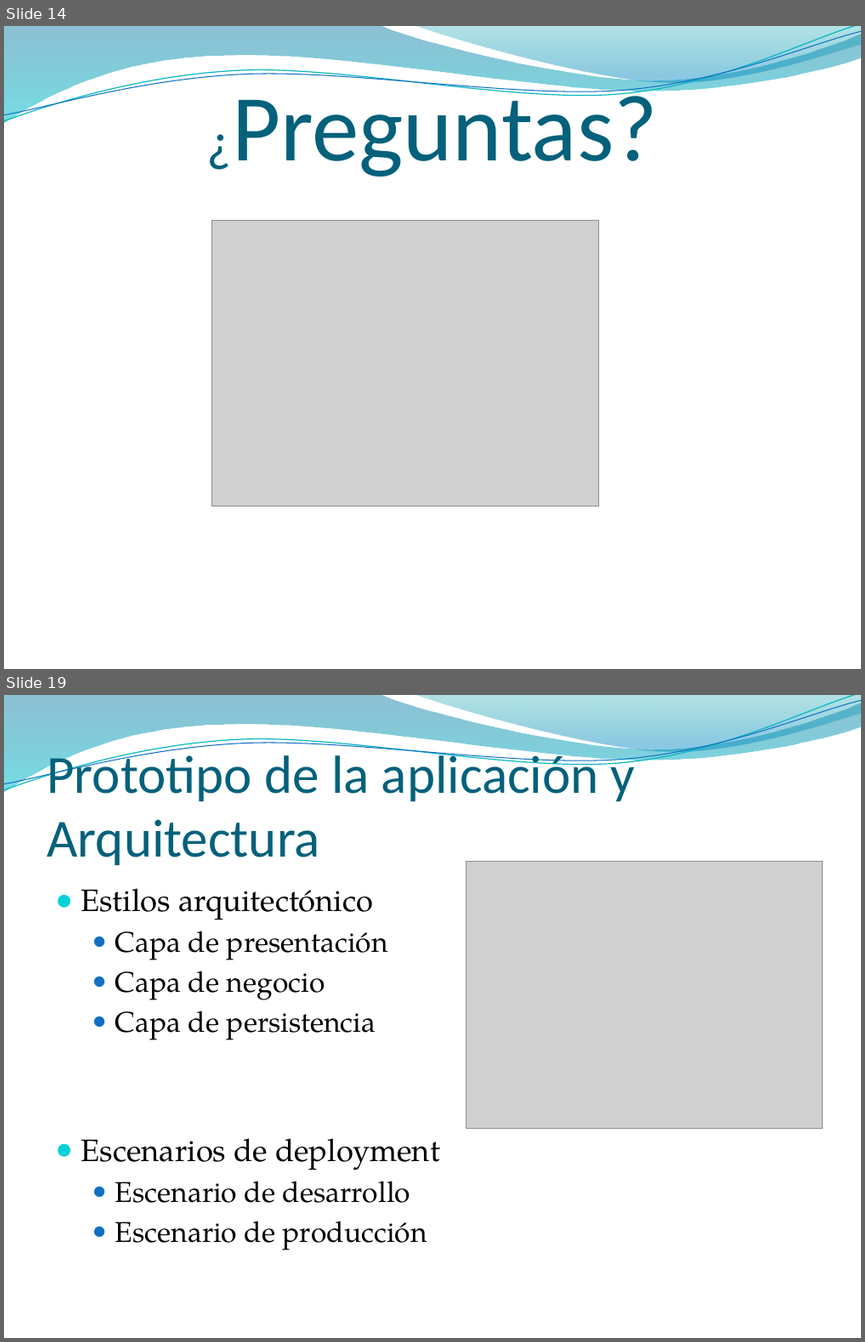
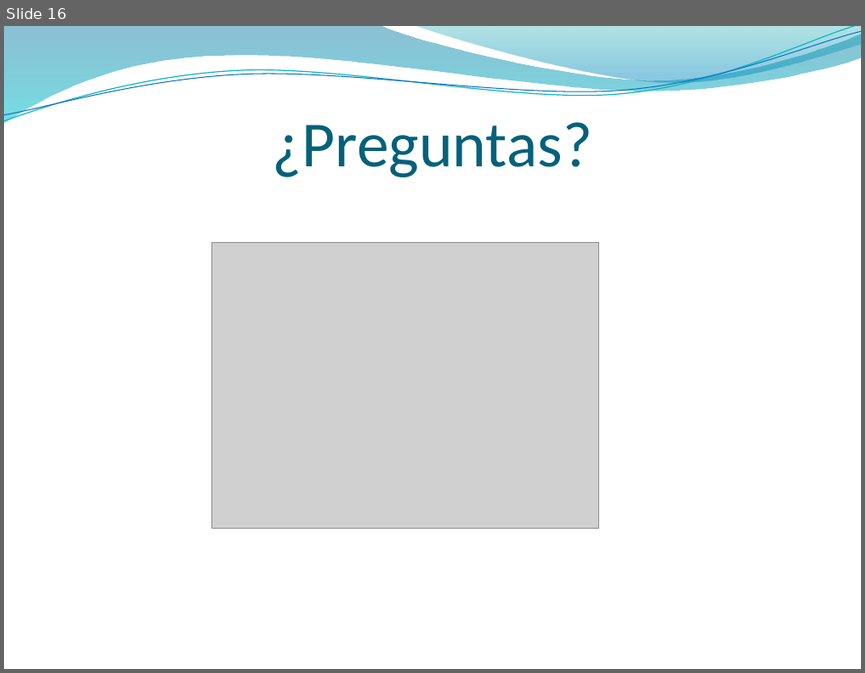
Before and after one commit to ORGTecnologo/7b6581PT, a slide deck: Documentacion/Entregas/Presentacion/Presentacion.pptx. Shown one above the other, each under a label of ours: slides 14 and 19 before the commit, slide 16 after it; the slides between them are not shown. The pictures are 865x1342 and 865x673 pixels, drawn with LibreOffice and Linux fonts; fonts in the diff are those of the drawing; grey boxes stand for pictures; background and template pictures are left out. Boxes give left, top, right and bottom in pixels: in the first picture for what was removed or moved away, otherwise in the second. Text is boxed around its words. In the diff, an @@ line names an element or a change of style, - is before the commit and + after.

```diff
--- a/Documentacion/Entregas/Presentacion/Presentacion.pptx
+++ b/Documentacion/Entregas/Presentacion/Presentacion.pptx
@@ slide 19 removed at [4,695,861,1338], background picture (left out); not listed: 4 template elements that a slide beside it also shows @@
@@ title removed at [46,748,635,865] @@
-Prototipo de la aplicación y Arquitectura
@@ picture removed at [466,862,823,1128] @@
@@ text removed at [81,888,440,1250] @@
-● Estilos arquitectónico
-  ● Capa de presentación
-  ● Capa de negocio
-  ● Capa de persistencia
-● Escenarios de deployment
-  ● Escenario de desarrollo
-  ● Escenario de producción
@@ what was slide 14 is now slide 16 @@
@@ slide 16 changed as well @@
@@ title "¿Preguntas?" at [273,122,592,177]: size 45 to 54 pt in "¿Preguntas?"; size 79.2 to 54 pt @@
@@ rectangle added at [4,186,861,669], fill #FFFFFF, outline #FFFFFF 2 pt @@
@@ picture: place and size @@
-picture at [211,221,598,506]
+picture at [211,242,598,528]
```
Also in this commit, not shown: 10 other slides changed, 5 slides added, 16 other slides removed, 3 other files.
